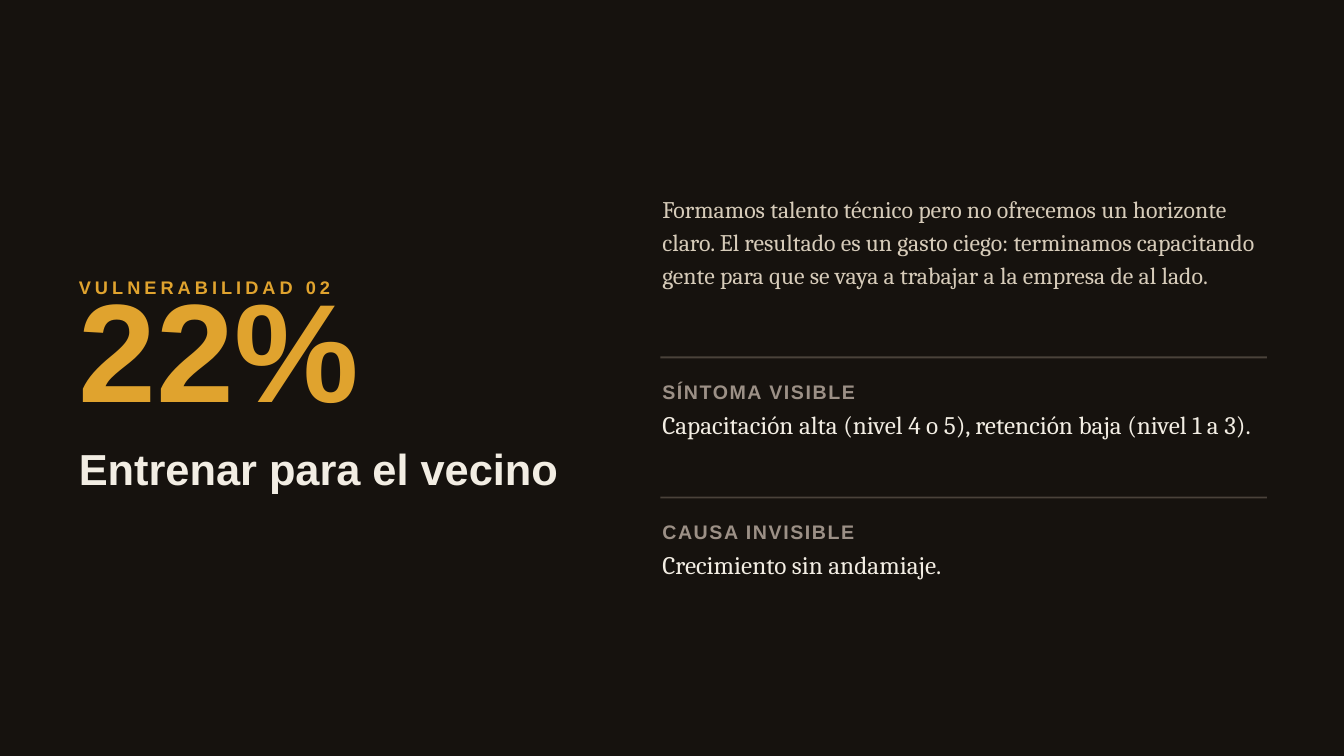
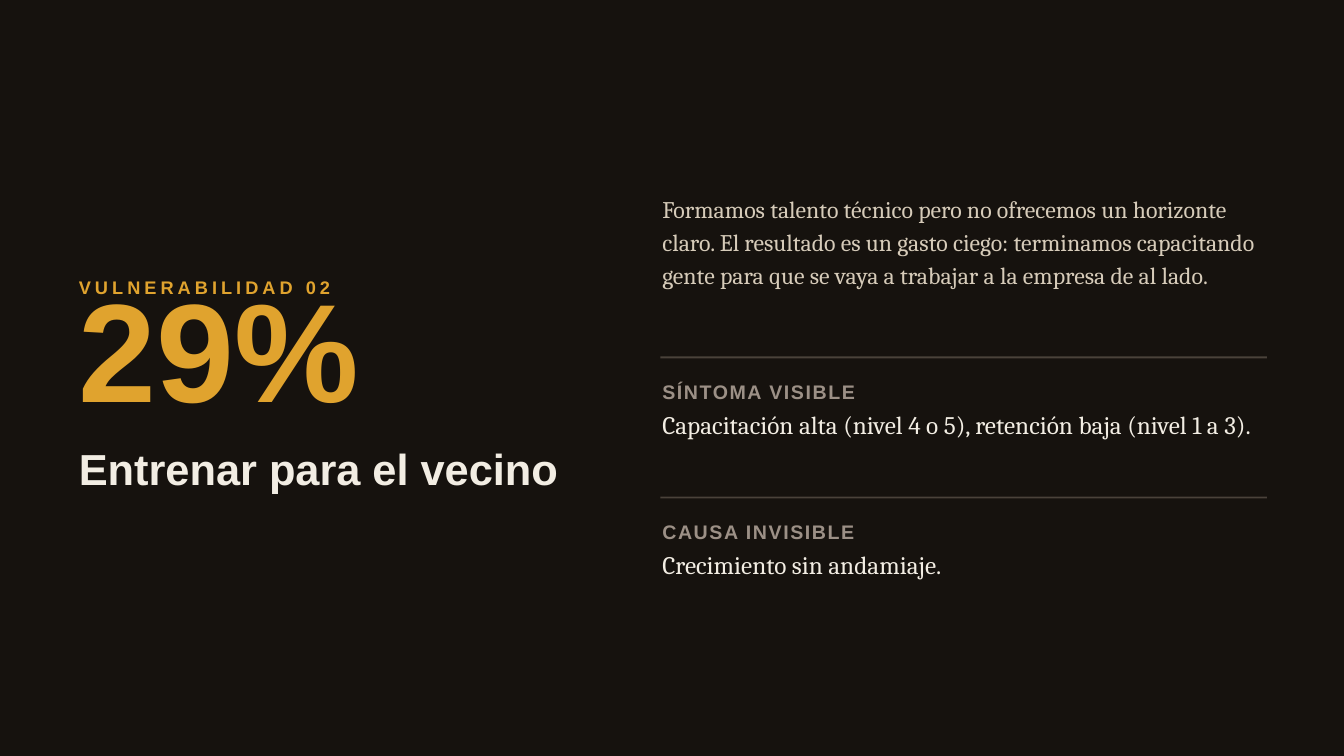
Before and after one commit to ferpreu-ai/49981083, a slide deck: slide 16 of El_punto_ciego_VERSION_17-89.pptx. Drawn at 1344x756 pixels with LibreOffice and Linux fonts; fonts in the diff are those of the drawing. Boxes give left, top, right and bottom in pixels: in the first picture for what was removed or moved away, otherwise in the second. Text is boxed around its words. In the diff, an @@ line names an element or a change of style, - is before the commit and + after.

```diff
--- a/El_punto_ciego_VERSION_17-89.pptx
+++ b/El_punto_ciego_VERSION_17-89.pptx
@@ text at (x1=79, y1=291, x2=359, y2=404): text changed @@
-22%
+29%
```
Also in this commit, not shown: 2 other slides changed.
